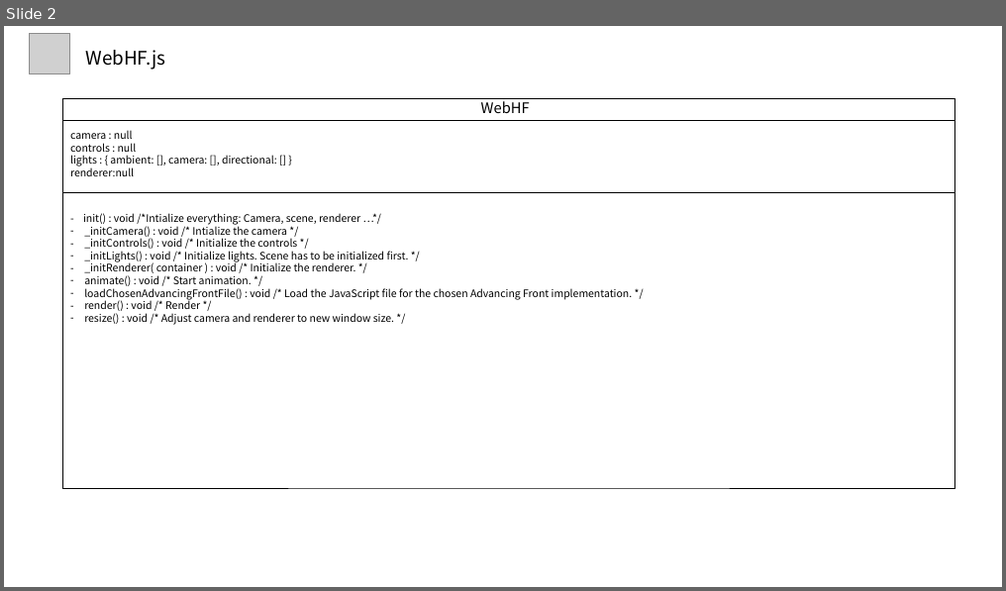
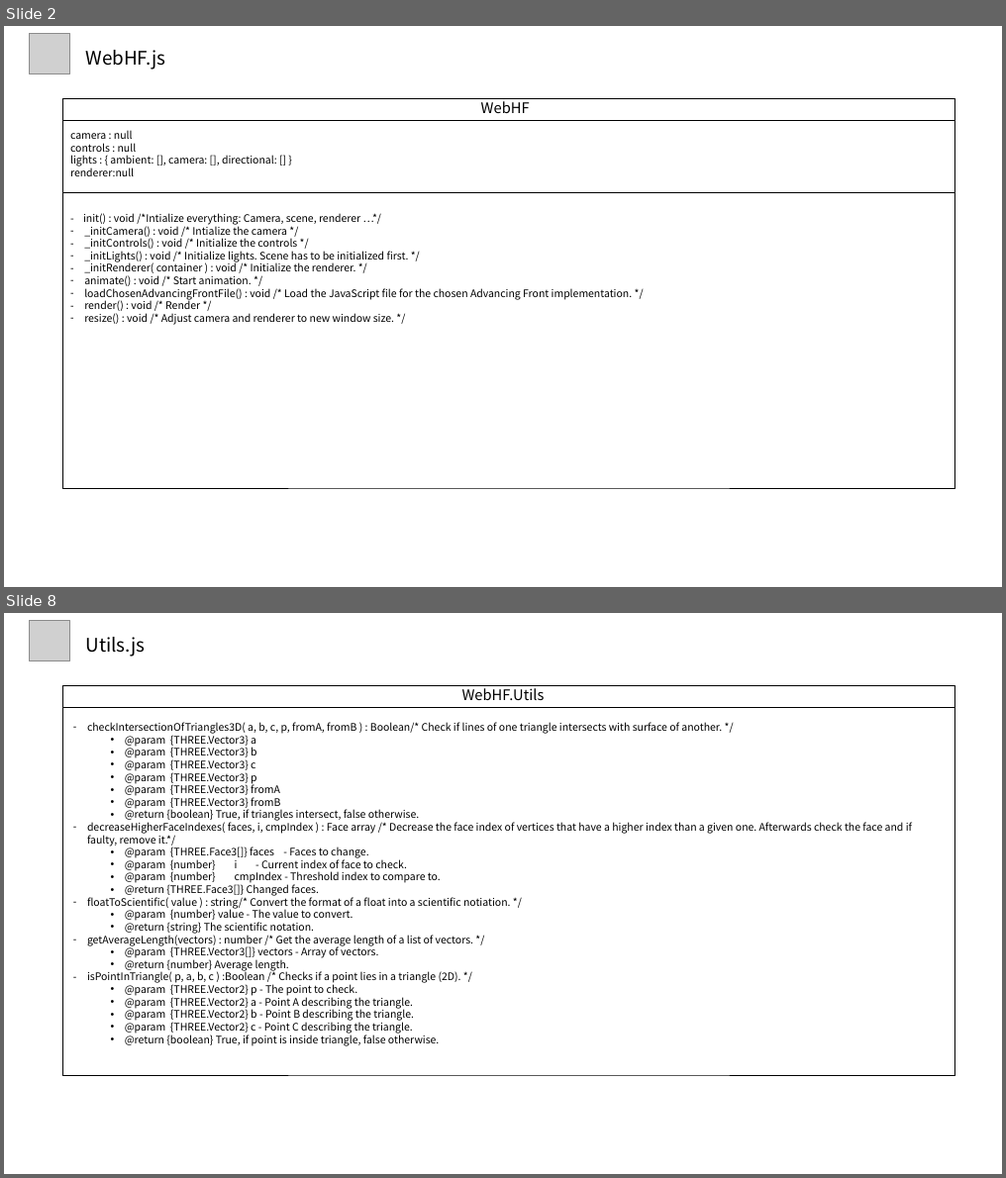
Before and after one commit to alexchun78/threeJS-holeFilling, a slide deck: (코드분석) WebGL Hole Filling.pptx. Shown one above the other, each under a label of ours: slide 2 before the commit, slides 2 and 8 after it; the slides between them are not shown. The pictures are 1006x591 and 1006x1178 pixels, drawn with LibreOffice and Linux fonts; fonts in the diff are those of the drawing; grey boxes stand for pictures. Boxes give left, top, right and bottom in pixels: in the first picture for what was removed or moved away, otherwise in the second. Text is boxed around its words. In the diff, an @@ line names an element or a change of style, - is before the commit and + after.

```diff
--- a/(코드분석) WebGL Hole Filling.pptx
+++ b/(코드분석) WebGL Hole Filling.pptx
@@ slide 8 added at [4,613,1002,1174], background #FFFFFF @@
@@ picture added at [30,621,70,661] @@
@@ text added at [86,637,146,657], 18 pt, text #000000 @@
+Utils.js
@@ rectangle added at [63,685,954,1075], outline #000000 0.5 pt @@
@@ text added at [462,685,545,700], 14 pt, text #000000 @@
+WebHF.Utils
@@ line added from (63, 708) to (954, 708), #000000 0.5 pt @@
@@ text added at [87,722,912,1047], 10 pt, text #000000 @@
+– checkIntersectionOfTriangles3D( a, b, c, p, fromA, fromB ) : Boolean/* Check if lines of one triangle intersects with surface of another. */
+  • @param {THREE.Vector3} a
+  • @param {THREE.Vector3} b
+  • @param {THREE.Vector3} c
+  • @param {THREE.Vector3} p
+  • @param {THREE.Vector3} fromA
+  • @param {THREE.Vector3} fromB
+  • @return {boolean} True, if triangles intersect, false otherwise.
+– decreaseHigherFaceIndexes( faces, i, cmpIndex ) : Face array /* Decrease the face index of vertices that have a higher index than a given one. Afterwards check the face and if faulty, remove it.*/
+  • @param {THREE.Face3[]} faces - Faces to change.
+  • @param {number} i - Current index of face to check.
+  • @param {number} cmpIndex - Threshold index to compare to.
+  • @return {THREE.Face3[]} Changed faces.
+– floatToScientific( value ) : string/* Convert the format of a float into a scientific notiation. */
+  • @param {number} value - The value to convert.
+  • @return {string} The scientific notation.
+– getAverageLength(vectors) : number /* Get the average length of a list of vectors. */
+  • @param {THREE.Vector3[]} vectors - Array of vectors.
+  • @return {number} Average length.
+– isPointInTriangle( p, a, b, c ) :Boolean /* Checks if a point lies in a triangle (2D). */
+  • @param {THREE.Vector2} p - The point to check.
+  • @param {THREE.Vector2} a - Point A describing the triangle.
+  • @param {THREE.Vector2} b - Point B describing the triangle.
+  • @param {THREE.Vector2} c - Point C describing the triangle.
+  • @return {boolean} True, if point is inside triangle, false otherwise.
```
Also in this commit, not shown: 2 slides changed, 16 other slides added, 2 other files.
